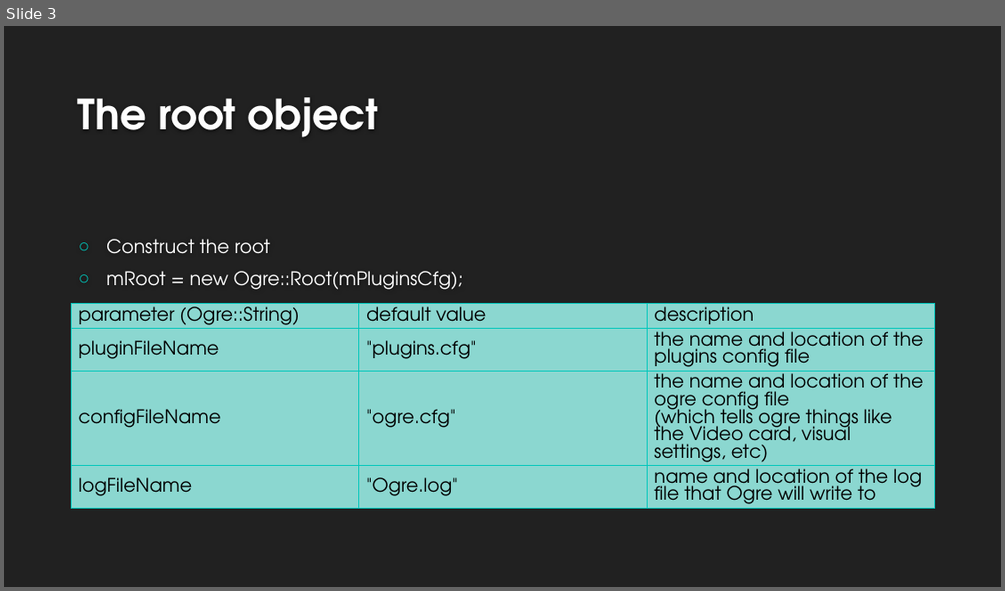
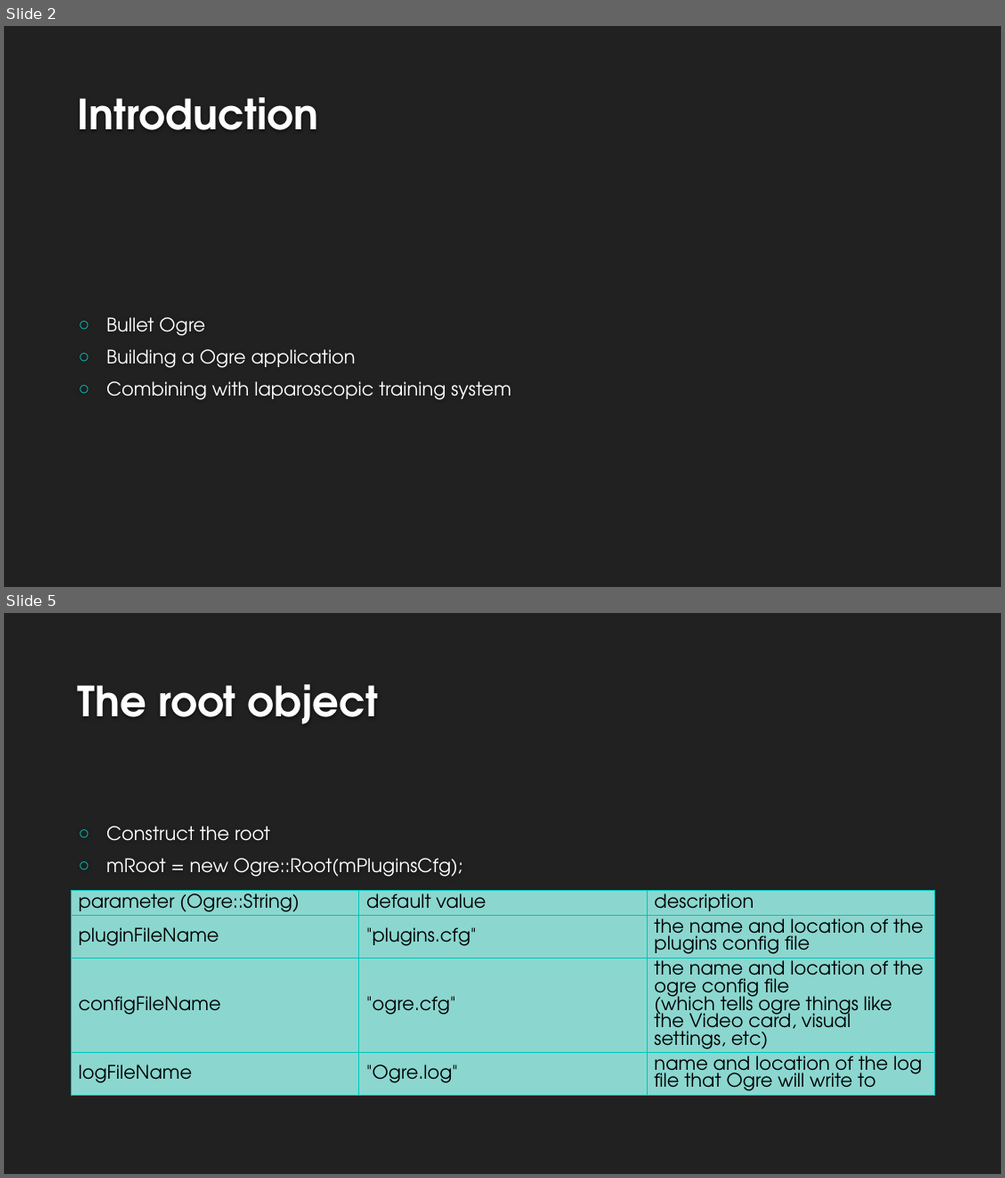
Before and after one commit to sw-eng-2014/BaseApplication, a slide deck: Presentation.pptx. Shown one above the other, each under a label of ours: slide 3 before the commit, slides 2 and 5 after it; the slides between them are not shown. The pictures are 1005x591 and 1005x1178 pixels, drawn with LibreOffice and Linux fonts; fonts in the diff are those of the drawing; background and template pictures are left out. Boxes give left, top, right and bottom in pixels: in the first picture for what was removed or moved away, otherwise in the second. Text is boxed around its words. In the diff, an @@ line names an element or a change of style, - is before the commit and + after.

```diff
--- a/Presentation.pptx
+++ b/Presentation.pptx
@@ slide 2 added at <box>4,26,1001,587</box>, background #212121 @@
@@ title added at <box>78,97,318,130</box>, 40 pt, text #FEFEFE, bold @@
+Introduction
@@ text added at <box>106,317,511,400</box>, 18 pt, text #FFFFFF @@
+○ Bullet Ogre
+○ Building a Ogre application
+○ Combining with laparoscopic training system
@@ what was slide 3 is now slide 5 @@
```
Also in this commit, not shown: 2 slides changed, 4 other slides added, 30 other files.
